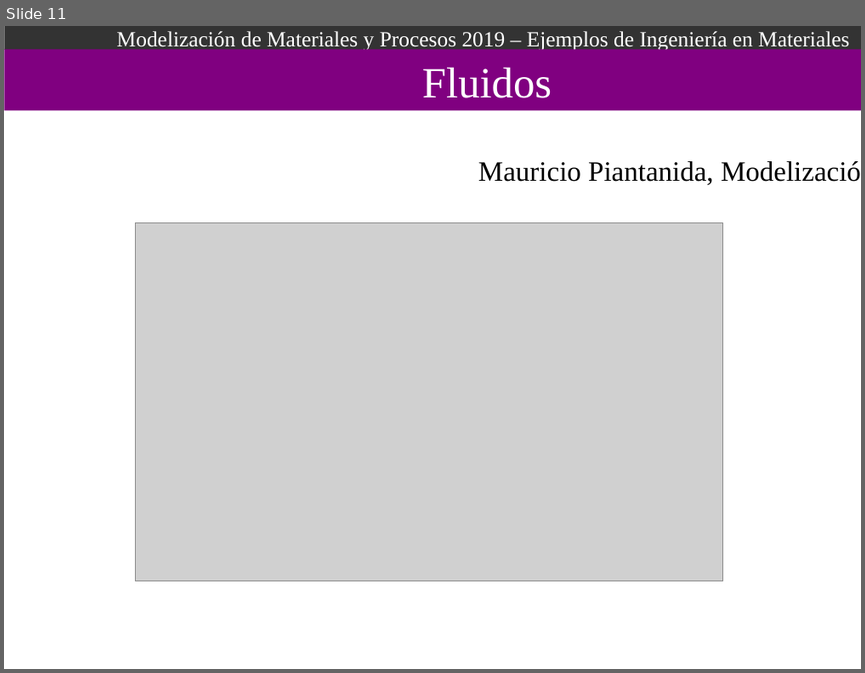
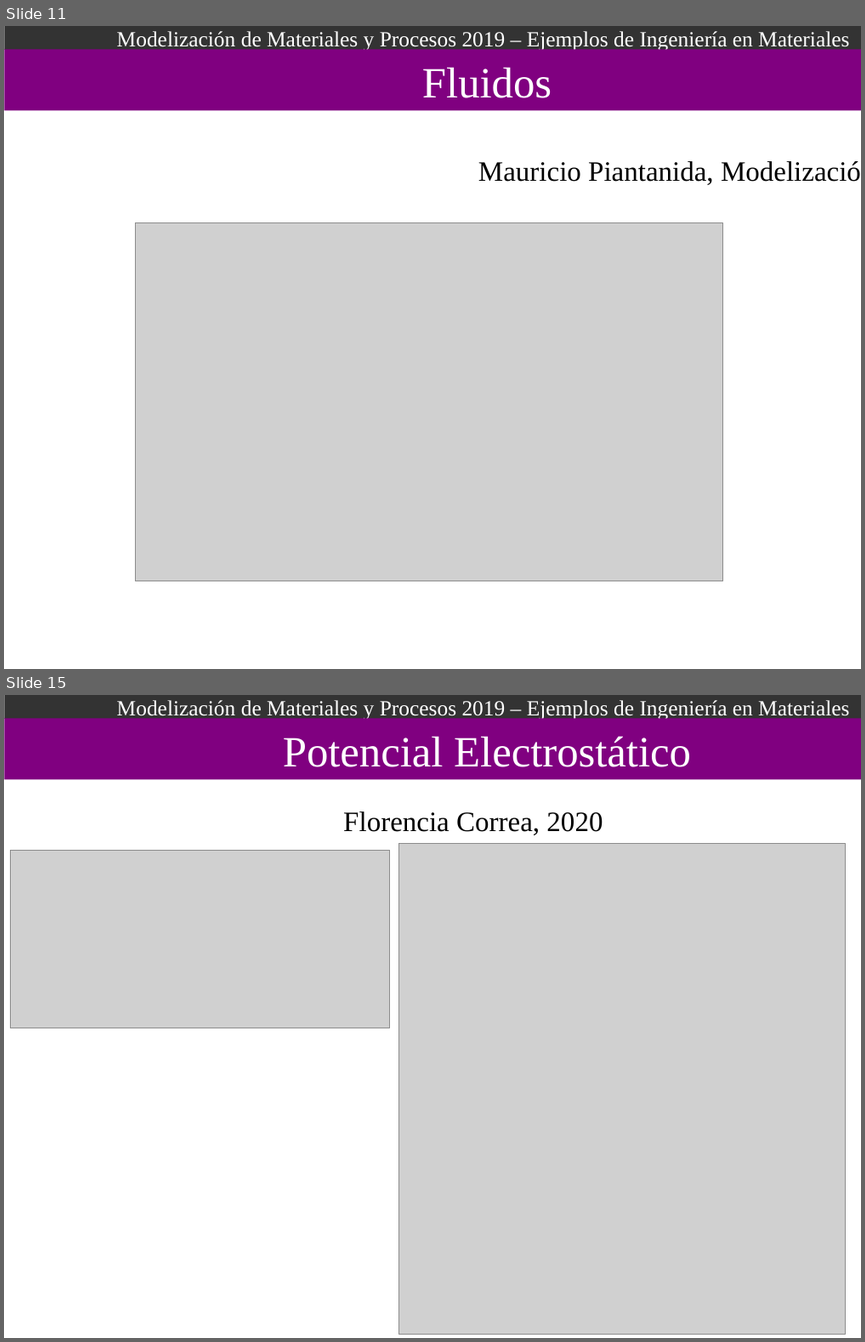
Before and after one commit to Modelizacion-de-Materiales/ModelizacionApuntesPresentaciones, a slide deck: 006-EjemplosIngenieria/Ejemplos_De_Ingenieria.odp. Shown one above the other, each under a label of ours: slide 11 before the commit, slides 11 and 15 after it; the slides between them are not shown. The pictures are 865x673 and 865x1342 pixels, drawn with LibreOffice and Linux fonts; fonts in the diff are those of the drawing; grey boxes stand for pictures. Boxes give left, top, right and bottom in pixels: in the first picture for what was removed or moved away, otherwise in the second. Text is boxed around its words. In the diff, an @@ line names an element or a change of style, - is before the commit and + after.

```diff
--- a/006-EjemplosIngenieria/Ejemplos_De_Ingenieria.odp
+++ b/006-EjemplosIngenieria/Ejemplos_De_Ingenieria.odp
@@ slide 15 added at (4,695,861,1338), background #FFFFFF; not listed: 2 template elements that a slide beside it also shows @@
@@ text added at (283,736,691,767), 40 pt, text #FFFFFF @@
+Potencial Electrostático
@@ text added at (343,811,602,835), 26 pt, text #000000 @@
+Florencia Correa, 2020
@@ picture added at (399,844,846,1334) @@
@@ picture added at (10,850,390,1027) @@
```
Also in this commit, not shown: 2 slides changed, 2 other slides added, 3 other files.
